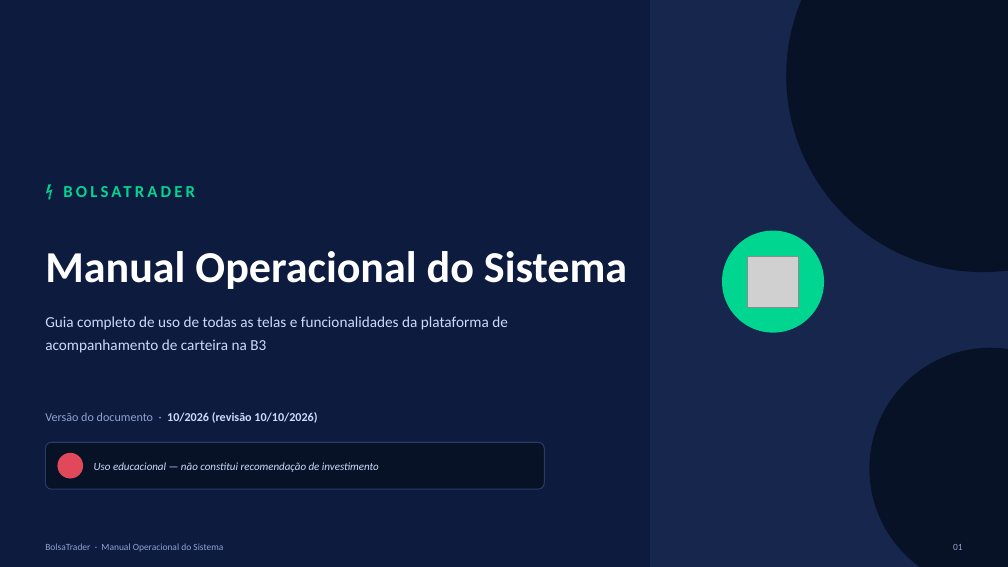
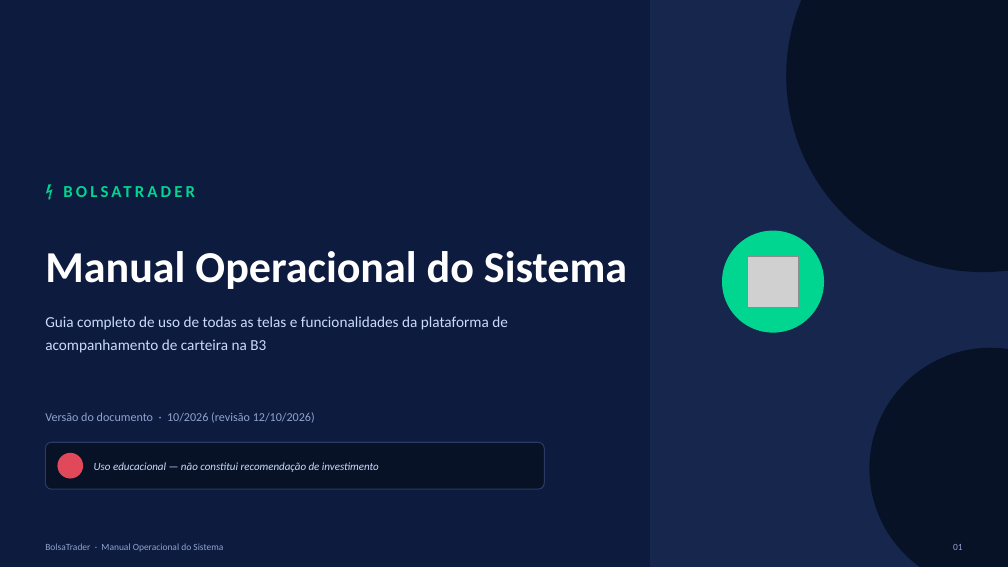
Before and after one commit to seculus-2023/-BolsaTrader, a slide deck: slide 1 of docs/BolsaTrader_Manual_Operacional.pptx. Drawn at 1008x567 pixels with LibreOffice and Linux fonts; fonts in the diff are those of the drawing; grey boxes stand for pictures; background and template pictures are left out. Boxes give left, top, right and bottom in pixels: in the first picture for what was removed or moved away, otherwise in the second. Text is boxed around its words. In the diff, an @@ line names an element or a change of style, - is before the commit and + after.

```diff
--- a/docs/BolsaTrader_Manual_Operacional.pptx
+++ b/docs/BolsaTrader_Manual_Operacional.pptx
@@ text at (x1=45, y1=412, x2=315, y2=423): text changed; text colour #CADCFC to #8FA3CE; bold off @@
-Versão do documento · 10/2026 (revisão 10/10/2026)
+Versão do documento · 10/2026 (revisão 12/10/2026)
```
Also in this commit, not shown: 22 other slides changed, 4 slides added, 1 other file.
